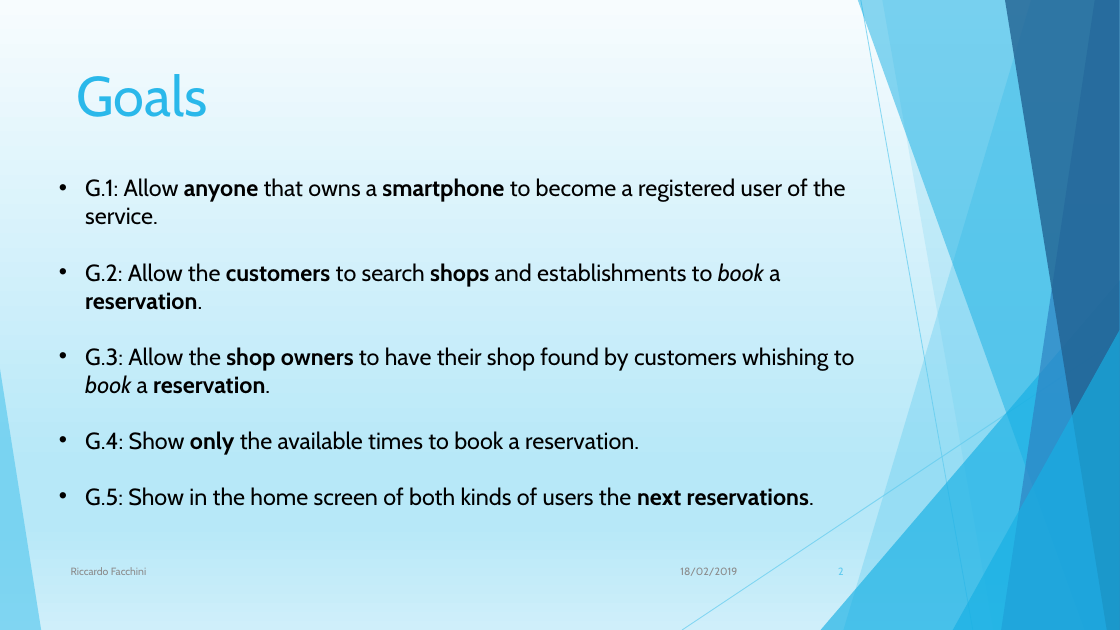
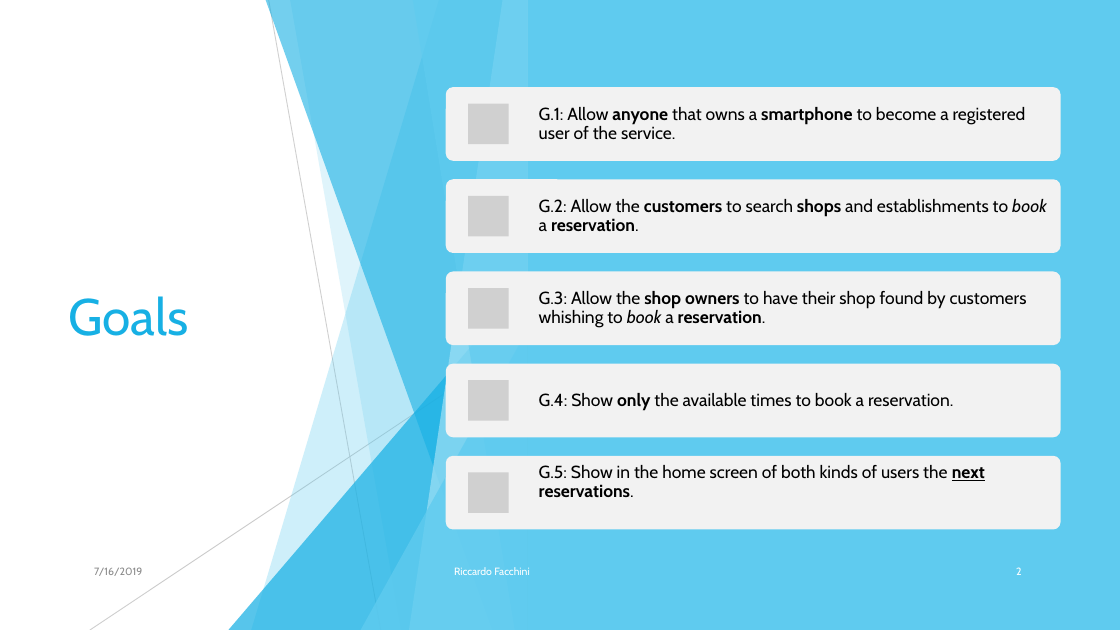
Before and after one commit to Riccardo95Facchini/Reservation, a slide deck: slide 2 of Presentation/Presentation.pptx. Drawn at 1120x630 pixels with LibreOffice and Linux fonts; fonts in the diff are those of the drawing; grey boxes stand for pictures. Boxes give left, top, right and bottom in pixels: in the first picture for what was removed or moved away, otherwise in the second. Text is boxed around its words. In the diff, an @@ line names an element or a change of style, - is before the commit and + after.

Commit message:
New powerpoint presentation

```diff
--- a/Presentation/Presentation.pptx
+++ b/Presentation/Presentation.pptx
@@ background gradient #F7FCFE to #B7E8F8 to #CFEFFA to #FFFFFF @@
@@ rectangle added at (0, 0, 1120, 630), fill #FFFFFF @@
@@ rectangle added at (528, 0, 1120, 630), fill #5FCBEF @@
@@ title "Goals": place and size @@
-title "Goals" at (76, 74, 207, 117)
+title "Goals" at (68, 296, 188, 336)
@@ title "Goals" at (68, 296, 188, 336): size 48 to 44 pt, text colour #2AB8EA to #17B0E4; vertical alignment top to middle @@
@@ text removed at (85, 178, 855, 506) @@
-• G.1: Allow anyone that owns a smartphone to become a registered user of the service.
-• G.2: Allow the customers to search shops and establishments to book a reservation.
-• G.3: Allow the shop owners to have their shop found by customers whishing to book a reservation.
-• G.4: Show only the available times to book a reservation.
-• G.5: Show in the home screen of both kinds of users the next reservations.
@@ group added at (90, 0, 528, 630): 5 freeform shapes, 2 lines, 2 triangles @@
@@ group added at (446, 87, 1061, 530): 5 rounded rectangles, 5 pictures, 5 texts @@
+G.1: Allow anyone that owns a smartphone to become a registered user of the service.
+G.2: Allow the customers to search shops and establishments to book a reservation.
+G.3: Allow the shop owners to have their shop found by customers whishing to book a reservation.
+G.4: Show only the available times to book a reservation.
+G.5: Show in the home screen of both kinds of users the next reservations.
@@ text at (94, 567, 142, 576): text changed @@
-18/02/2019
+7/16/2019
@@ text "Riccardo Facchini": place and size @@
-text "Riccardo Facchini" at (71, 567, 146, 575)
+text "Riccardo Facchini" at (454, 567, 529, 575)
@@ text "Riccardo Facchini" at (454, 567, 529, 575): text colour #8C8C8C to #FFFFFF; more space between paragraphs @@
@@ page number: place and size @@
-page number at (838, 567, 844, 575)
+page number at (1016, 567, 1022, 575)
@@ page number at (1016, 567, 1022, 575): text colour #5FCBEF to #FFFFFF; more space between paragraphs @@
```
Also in this commit, not shown: 6 other slides changed, 10 slides added, 3 slides removed, 8 other files.
